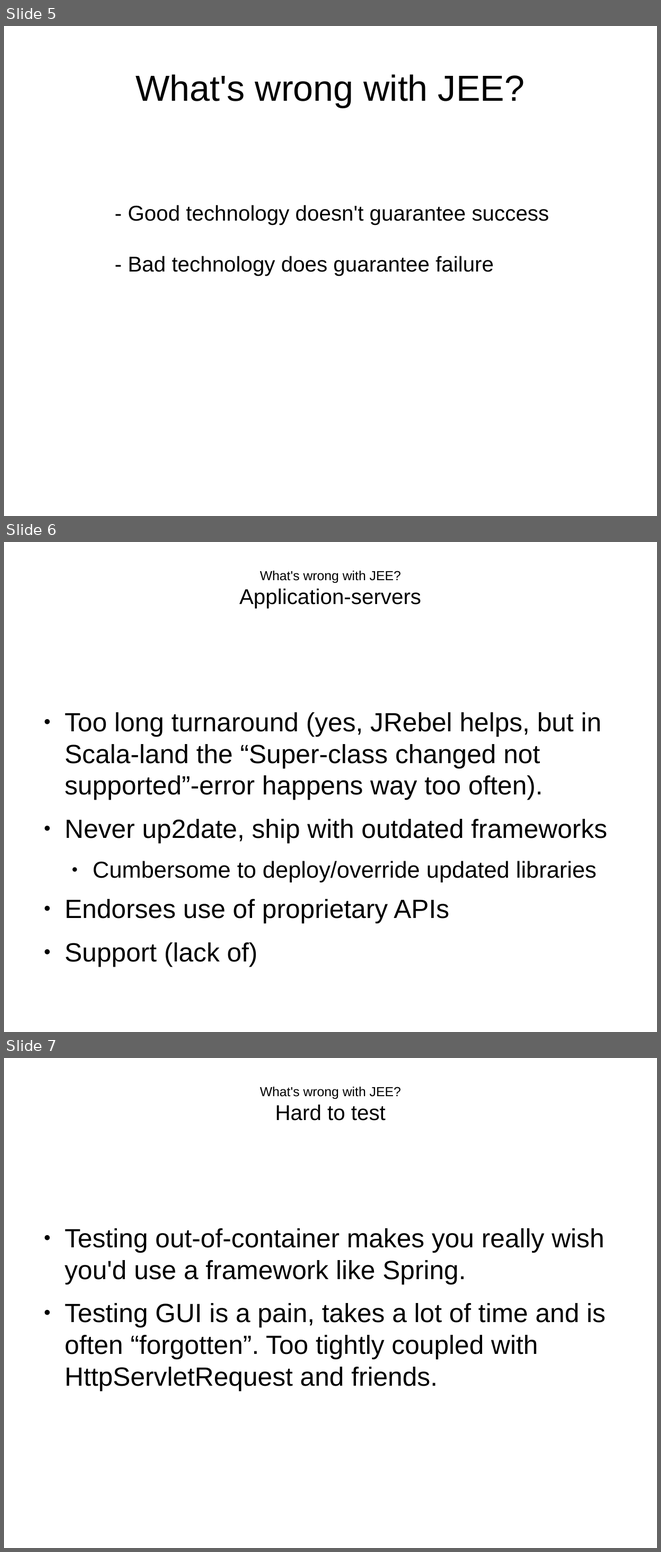
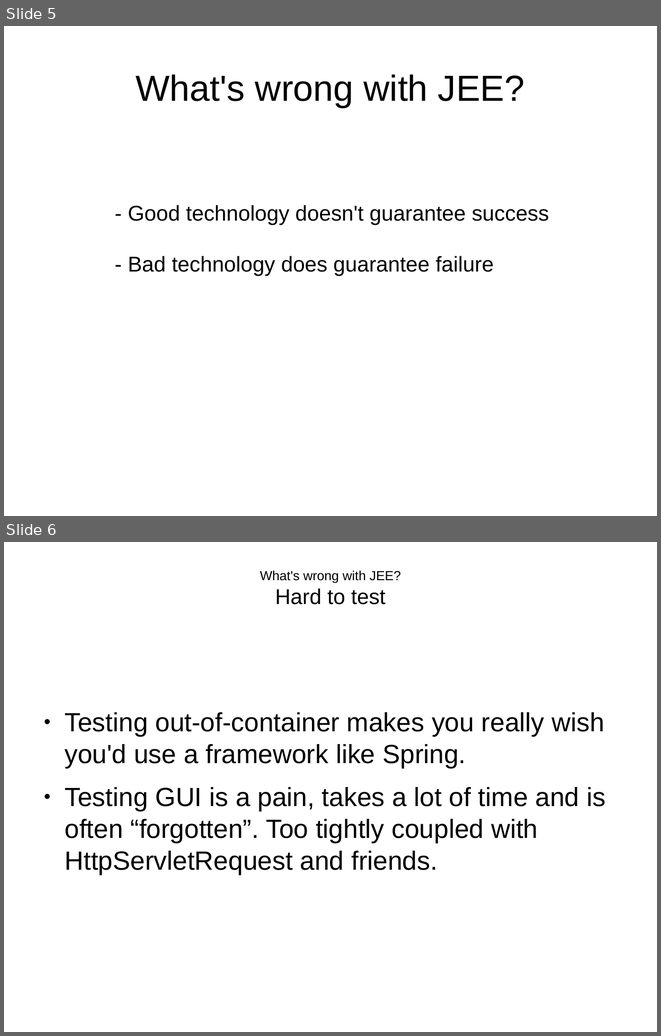
Before and after one commit to andreak/slol-2011, a slide deck: Scala-LiftOff-2011-lift-from-jee-perspective.odp. Shown one above the other, each under a label of ours: slides 5, 6 and 7 before the commit, slides 5 and 6 after it. The pictures are 661x1552 and 661x1036 pixels, drawn with LibreOffice and Linux fonts; fonts in the diff are those of the drawing. Boxes give left, top, right and bottom in pixels: in the first picture for what was removed or moved away, otherwise in the second. Text is boxed around its words. In the diff, an @@ line names an element or a change of style, - is before the commit and + after.

```diff
--- a/Scala-LiftOff-2011-lift-from-jee-perspective.odp
+++ b/Scala-LiftOff-2011-lift-from-jee-perspective.odp
@@ slide 6 removed at [4, 542, 657, 1032], background #FFFFFF @@
@@ title removed at [239, 571, 421, 608] @@
-What's wrong with JEE?
-Application-servers
@@ text removed at [64, 712, 607, 967] @@
-● Too long turnaround (yes, JRebel helps, but in Scala-land the “Super-class changed not supported”-error happens way too often).
-● Never up2date, ship with outdated frameworks
-  ● Cumbersome to deploy/override updated libraries
-● Endorses use of proprietary APIs
-● Support (lack of)
@@ what was slide 7 is now slide 6 @@
```
Also in this commit, not shown: 2 slides changed, 3 slides added.
